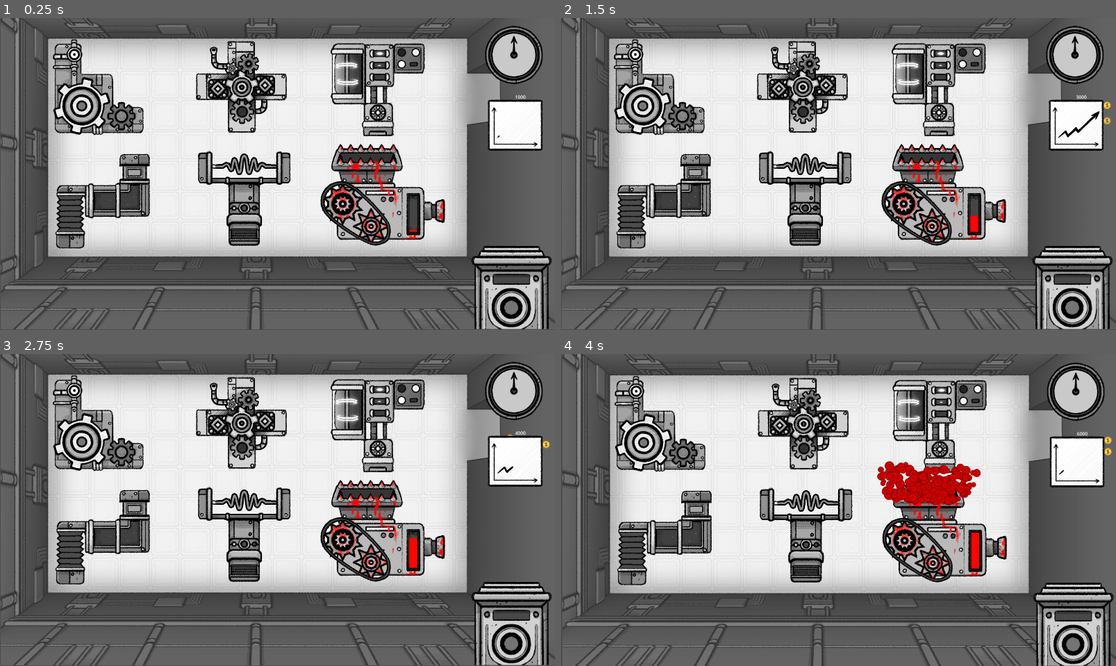
Above: before the commit, frames 1-4 (two rows, left to right).
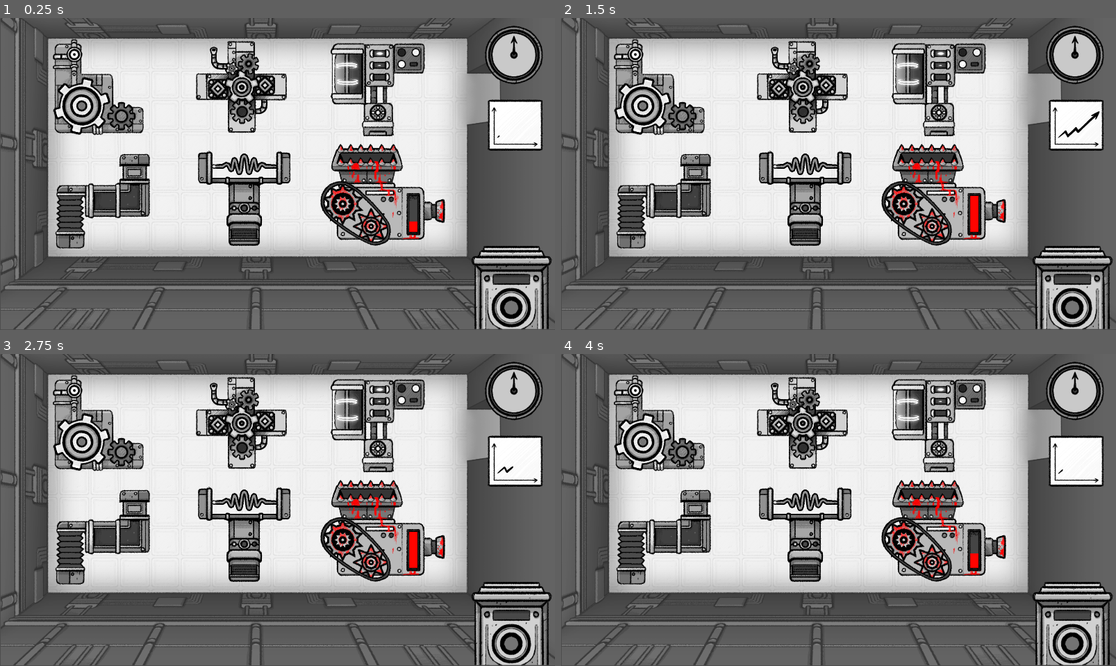
Above: after the commit, the same moments.

Repository: Aeropulu/LaHordeJam
Game: Godot game, scene res://scenes/usine.tscn
Same seed, same stepped clock (60 frames per second), same inputs: the game is played once before the commit and once after it. Sound files missing from this copy of the repository are replaced by a short silence.
Inputs (mouse positions are in pixels of both pictures, inside the frame that each line leads up to):
- Up to frame 1 (0.25 s): no input
- Up to frame 2 (1.5 s): tap Enter (ui_accept) at 0.5 s; drag from (660, 89) to (805, 89) at 0.52 s; drag from (805, 89) to (660, 89) at 1.27 s
- Up to frame 3 (2.75 s): move the mouse to (377, 428) at 2.02 s; press the mouse at (377, 428) at 2.03 s; hold Left (ui_left) from 2.03 s (still down)
- Up to frame 4 (4 s): release Left (ui_left) at 2.75 s; release the mouse at (938, 428) at 2.75 s; drag from (943, 531) to (805, 425) at 2.77 s; drag from (666, 541) to (938, 428) at 3.52 s

The runs differ from the first frame. In frame 1, less than 0.1% of the frame differs, in the area x 73-95%, y 24-68%; in frame 2, 0.2%; in frame 3, less than 0.1%; in frame 4, 19%, in the area x 0-100%, y 0-100%.

Commit message:
menus, effects

Diff:
--- a/scenes/Profit.gd
+++ /dev/null
@@ -1,27 +0,0 @@
-extends Node2D
-
-var global_profit = 1000
-
-var _profit_effect: PackedScene = preload("res://scenes/vfx/profit_effect.tscn")
-
-func generate_profit(profit):
-	#Create effect
-	var dollar = _profit_effect.instantiate()
-	add_child(dollar)
-	#GLOBAl SCORE
-	global_profit += profit
-	$profitLabel.text = str(global_profit)
-
-# Called when the node enters the scene tree for the first time.
-func _ready():
-	$profitLabel.text = str(global_profit)
-
-func _unhandled_input(event):
-	if event is InputEventMouseButton and event.pressed:
-		generate_profit(1000)
-		pass
-
-
-# Called every frame. 'delta' is the elapsed time since the previous frame.
-func _process(delta):
-	pass
--- a/scenes/usine.tscn
+++ b/scenes/usine.tscn
@@ -1,36 +1,24 @@
-[gd_scene load_steps=65 format=3 uid="uid://bbmfrvkiohwg5"]
-
-[ext_resource type="Texture2D" uid="uid://d1yex5ybh0fw6" path="res://assets/sprites/machines/machineA/machineA_00000.png" id="1_f2j7j"]
-[ext_resource type="Script" path="res://scripts/MachineA.gd" id="1_l6med"]
-[ext_resource type="Texture2D" uid="uid://bf61udq04chq1" path="res://assets/sprites/machines/machineA/machineA_00001.png" id="2_khn7c"]
-[ext_resource type="Texture2D" uid="uid://d4je1hfgyhtdo" path="res://assets/sprites/machines/machineA/machineA_00002.png" id="3_186kg"]
-[ext_resource type="Texture2D" uid="uid://b21ib1prb6d7h" path="res://assets/sprites/machines/machineA/machineA_00003.png" id="4_cyo6l"]
-[ext_resource type="Texture2D" uid="uid://byaa08ac851nc" path="res://assets/sprites/machines/machineA/machineA_00004.png" id="5_w3smi"]
-[ext_resource type="Texture2D" uid="uid://djxo08lopxjfu" path="res://assets/sprites/machines/machineA/machineA_00005.png" id="6_0pmqx"]
-[ext_resource type="Texture2D" uid="uid://jpo2hwr74nr0" path="res://assets/sprites/machines/broyeuse/broyeuse_00000.png" id="8_gs7cu"]
-[ext_resource type="Texture2D" uid="uid://t535hao4re63" path="res://assets/sprites/machines/broyeuse/broyeuse_00001.png" id="9_b8bgt"]
-[ext_resource type="Texture2D" uid="uid://brropyctk43ky" path="res://assets/sprites/machines/broyeuse/broyeuse_00002.png" id="10_l1j13"]
-[ext_resource type="Texture2D" uid="uid://cdvu66dthshm6" path="res://assets/sprites/machines/broyeuse/broyeuse_00003.png" id="11_jdkp5"]
-[ext_resource type="Texture2D" uid="uid://bc4qsflf34i0c" path="res://assets/sprites/machines/broyeuse/broyeuse_00004.png" id="12_kbd6x"]
-[ext_resource type="Texture2D" uid="uid://df7hq4rwsw164" path="res://assets/sprites/machines/broyeuse/broyeuse_00005.png" id="13_su1aa"]
+[gd_scene load_steps=49 format=3 uid="uid://bbmfrvkiohwg5"]
+
+[ext_resource type="Script" path="res://scripts/menu_manager.gd" id="1_30a5d"]
+[ext_resource type="PackedScene" uid="uid://doq8qwsed4ijd" path="res://scenes/vfx/profit_effect.tscn" id="5_2u55f"]
 [ext_resource type="AudioStream" uid="uid://b25qd31qd13mu" path="res://assets/music/Energy_Source_-_Radiation.ogg" id="16_feel5"]
-[ext_resource type="PackedScene" uid="uid://cooe4hsaj68t4" path="res://scenes/michel.tscn" id="17_mmn0h"]
 [ext_resource type="Texture2D" uid="uid://eenud47e0iot" path="res://assets/sprites/machines/barre place holder.png" id="17_syvym"]
 [ext_resource type="Texture2D" uid="uid://dp0stfmlebfxp" path="res://assets/sprites/machines/bar progress fill placeholder.png" id="18_8g0ub"]
-[ext_resource type="Script" path="res://scenes/TextureProgressBar.gd" id="19_w50jk"]
+[ext_resource type="Script" path="res://scripts/TextureProgressBar.gd" id="19_w50jk"]
 [ext_resource type="PackedScene" uid="uid://dlqjic7y2rfkq" path="res://scenes/vfx/text_effect.tscn" id="20_8gw2c"]
 [ext_resource type="Texture2D" uid="uid://d3a6tvedd7x5e" path="res://assets/sprites/usine/usine_layout_.png" id="23_r66r1"]
-[ext_resource type="Script" path="res://scenes/Profit.gd" id="24_vxwht"]
+[ext_resource type="Script" path="res://scripts/Profit.gd" id="24_vxwht"]
 [ext_resource type="PackedScene" uid="uid://chr8ktkq33kv5" path="res://scenes/machineC.tscn" id="24_w07ob"]
 [ext_resource type="PackedScene" uid="uid://djxih46breah5" path="res://scenes/machineD.tscn" id="25_024x3"]
 [ext_resource type="PackedScene" uid="uid://bdfy2r4dblv5p" path="res://scenes/machine.tscn" id="25_t0uso"]
-[ext_resource type="Script" path="res://scenes/Horloge.gd" id="26_d54fv"]
+[ext_resource type="Script" path="res://scripts/Horloge.gd" id="26_d54fv"]
 [ext_resource type="PackedScene" uid="uid://b8n0jndurkhb1" path="res://scenes/machineA.tscn" id="26_uqcj8"]
 [ext_resource type="Texture2D" uid="uid://bmb3c6urw50gq" path="res://assets/sprites/UI/clock.png" id="27_ex2ea"]
 [ext_resource type="PackedScene" uid="uid://el5tjscnme0r" path="res://scenes/broyeuse.tscn" id="27_uthxa"]
 [ext_resource type="Texture2D" uid="uid://qksd5hwth1wt" path="res://assets/sprites/UI/hand.png" id="28_fnqka"]
 [ext_resource type="Texture2D" uid="uid://djp7y4vqdng4k" path="res://assets/sprites/UI/pointeuse/pointeuse.png" id="29_blibx"]
-[ext_resource type="Script" path="res://scenes/Pointeuse.gd" id="29_k2v45"]
+[ext_resource type="Script" path="res://scripts/Pointeuse.gd" id="29_k2v45"]
 [ext_resource type="Texture2D" uid="uid://ugunavtyvgie" path="res://assets/sprites/UI/pointeuse/pointeuse00000.png" id="30_1dcjx"]
 [ext_resource type="Texture2D" uid="uid://b2ny0xtsy7bvm" path="res://assets/sprites/UI/pointeuse/pointeuse00001.png" id="31_mauqa"]
 [ext_resource type="Texture2D" uid="uid://betkqxxlpds6s" path="res://assets/sprites/UI/pointeuse/pointeuse00002.png" id="32_cj51w"]
@@ -55,66 +43,8 @@
 [ext_resource type="Texture2D" uid="uid://bsvcaxgf0rkfu" path="res://assets/sprites/UI/market/market00008.png" id="52_hseva"]
 [ext_resource type="Texture2D" uid="uid://bnihiejo1jstw" path="res://assets/sprites/UI/market/market00009.png" id="53_xhokx"]
 [ext_resource type="Texture2D" uid="uid://cwpx315xj1umg" path="res://assets/sprites/UI/market/market00010.png" id="54_4tftg"]
-[ext_resource type="Script" path="res://scenes/Camera2D.gd" id="54_r10u0"]
+[ext_resource type="Script" path="res://scripts/Camera2D.gd" id="54_r10u0"]
 [ext_resource type="PackedScene" uid="uid://jnvnm53adtoi" path="res://scenes/machineB.tscn" id="55_lhpfv"]
-
-[sub_resource type="RectangleShape2D" id="RectangleShape2D_v54bu"]
-size = Vector2(338, 326)
-
-[sub_resource type="SpriteFrames" id="SpriteFrames_vdlr6"]
-animations = [{
-"frames": [{
-"duration": 1.0,
-"texture": ExtResource("1_f2j7j")
-}, {
-"duration": 1.0,
-"texture": ExtResource("2_khn7c")
-}, {
-"duration": 1.0,
-"texture": ExtResource("3_186kg")
-}, {
-"duration": 1.0,
-"texture": ExtResource("4_cyo6l")
-}, {
-"duration": 1.0,
-"texture": ExtResource("5_w3smi")
-}, {
-"duration": 1.0,
-"texture": ExtResource("6_0pmqx")
-}],
-"loop": true,
-"name": &"default",
-"speed": 12.0
-}]
-
-[sub_resource type="RectangleShape2D" id="RectangleShape2D_ritsi"]
-size = Vector2(318, 328)
-
-[sub_resource type="SpriteFrames" id="SpriteFrames_87e42"]
-animations = [{
-"frames": [{
-"duration": 1.0,
-"texture": ExtResource("8_gs7cu")
-}, {
-"duration": 1.0,
-"texture": ExtResource("9_b8bgt")
-}, {
-"duration": 1.0,
-"texture": ExtResource("10_l1j13")
-}, {
-"duration": 1.0,
-"texture": ExtResource("11_jdkp5")
-}, {
-"duration": 1.0,
-"texture": ExtResource("12_kbd6x")
-}, {
-"duration": 1.0,
-"texture": ExtResource("13_su1aa")
-}],
-"loop": true,
-"name": &"default",
-"speed": 12.0
-}]
 
 [sub_resource type="SpriteFrames" id="SpriteFrames_6qc18"]
 animations = [{
@@ -200,31 +130,56 @@
 
 [node name="Usine" type="Node2D"]
 
-[node name="MachineA" type="Area2D" parent="."]
-position = Vector2(-1105, 1206)
-script = ExtResource("1_l6med")
-
-[node name="CollisionShape2D" type="CollisionShape2D" parent="MachineA"]
-shape = SubResource("RectangleShape2D_v54bu")
-
-[node name="AnimatedSprite2D" type="AnimatedSprite2D" parent="MachineA"]
-sprite_frames = SubResource("SpriteFrames_vdlr6")
-autoplay = "default"
-frame_progress = 0.193712
-
-[node name="MachineB" type="Area2D" parent="."]
-position = Vector2(-590, 1210)
-script = ExtResource("1_l6med")
-
-[node name="CollisionShape2D" type="CollisionShape2D" parent="MachineB"]
-shape = SubResource("RectangleShape2D_ritsi")
-
-[node name="AnimatedSprite2D" type="AnimatedSprite2D" parent="MachineB"]
-sprite_frames = SubResource("SpriteFrames_87e42")
-autoplay = "default"
-
-[node name="michel" parent="." instance=ExtResource("17_mmn0h")]
-position = Vector2(-1455, 912)
+[node name="menu_manager" type="Node2D" parent="."]
+script = ExtResource("1_30a5d")
+
+[node name="menu_main" type="CanvasLayer" parent="menu_manager"]
+visible = false
+
+[node name="Sprite2D" type="Sprite2D" parent="menu_manager/menu_main"]
+
+[node name="ColorRect" type="ColorRect" parent="menu_manager/menu_main"]
+offset_right = 1920.0
+offset_bottom = 1080.0
+color = Color(0, 0, 0, 1)
+
+[node name="start_game" type="TextureButton" parent="menu_manager/menu_main"]
+offset_left = 860.0
+offset_top = 889.0
+offset_right = 900.0
+offset_bottom = 929.0
+
+[node name="menu_briefing" type="CanvasLayer" parent="menu_manager"]
+visible = false
+
+[node name="ColorRect" type="ColorRect" parent="menu_manager/menu_briefing"]
+offset_right = 1920.0
+offset_bottom = 1080.0
+color = Color(0, 0, 0, 1)
+
+[node name="menu_config" type="CanvasLayer" parent="menu_manager"]
+visible = false
+
+[node name="ColorRect" type="ColorRect" parent="menu_manager/menu_config"]
+offset_right = 1920.0
+offset_bottom = 1080.0
+color = Color(0, 0, 0, 0.470588)
+
+[node name="menu_debriefing" type="CanvasLayer" parent="menu_manager"]
+visible = false
+
+[node name="ColorRect" type="ColorRect" parent="menu_manager/menu_debriefing"]
+offset_right = 1920.0
+offset_bottom = 1080.0
+color = Color(0, 0, 0, 0.803922)
+
+[node name="menu_gameover" type="CanvasLayer" parent="menu_manager"]
+visible = false
+
+[node name="ColorRect" type="ColorRect" parent="menu_manager/menu_gameover"]
+offset_right = 1920.0
+offset_bottom = 1080.0
+color = Color(0, 0, 0, 0.764706)
 
 [node name="GameMusic" type="AudioStreamPlayer2D" parent="."]
 stream = ExtResource("16_feel5")
@@ -234,6 +189,7 @@
 
 [node name="Machine" parent="." instance=ExtResource("25_t0uso")]
 position = Vector2(340, 239)
+work_effect = ExtResource("5_2u55f")
 
 [node name="1" parent="Machine/Slots" index="0"]
 position = Vector2(148, 107)
@@ -350,8 +306,6 @@
 offset = Vector2(960, 540)
 script = ExtResource("54_r10u0")
 
-[connection signal="input_event" from="MachineA" to="MachineA" method="_on_input_event"]
-[connection signal="input_event" from="MachineB" to="MachineB" method="_on_input_event"]
 [connection signal="timeout" from="Machine3/TextureProgressBar/Timer" to="Machine3/TextureProgressBar" method="_on_timer_timeout"]
 [connection signal="animation_finished" from="Pointeuse/pointer" to="Pointeuse" method="_on_pointer_animation_finished"]
 [connection signal="input_event" from="Pointeuse/Area2D" to="Pointeuse" method="_on_area_2d_input_event"]
--- a/scenes/Camera2D.gd
+++ b/scripts/Camera2D.gd
@@ -1,7 +1,7 @@
 extends Camera2D
 
 var _signal = 1
-var frequency = 8.0
+var frequency = 1.0
 var shakingDuration = 30
 var shakingTimer = 0
 
@@ -11,8 +11,8 @@
 func _process(delta):
 	if shakingTimer > 0 :#&& (global_position.y == 432 || global_position.y == 0):
 		if fmod(shakingTimer, frequency) == 0:
-			var horizontalAmplitude = randf_range(2.0,3.0)
-			var verticalAmplitude = randf_range(2.0,3.0)
+			var horizontalAmplitude = randf_range(2.0,5.0)
+			var verticalAmplitude = randf_range(2.0,5.0)
 			_signal *= -1
 			set_offset(Vector2(horizontalAmplitude*_signal + 960,verticalAmplitude*_signal + 540))
 		shakingTimer -= 1
--- /dev/null
+++ b/scripts/Profit.gd
@@ -0,0 +1,11 @@
+extends Node2D
+
+# Called when the node enters the scene tree for the first time.
+func _ready():
+	FactoryManager.profit_changed.connect(on_profit_change)
+
+func on_profit_change(new_profit):
+	$profitLabel.text = str(new_profit)
+# Called every frame. 'delta' is the elapsed time since the previous frame.
+func _process(delta):
+	pass
--- a/scenes/TextureProgressBar.gd
+++ b/scripts/TextureProgressBar.gd
@@ -2,20 +2,21 @@
 
 var global_capital = 0
 var _death_effect: PackedScene = preload("res://scenes/vfx/blood_effect.tscn")
-var shakingTime = 100
+var shakingTime = 30
 
 func generate_death(capital):
 	#Create effect
-	var effect = _death_effect.instantiate()
-	add_child(effect)
-	%Camera2D.shakingTimer = shakingTime
-	#GLOBAl SCORE
-	global_capital += capital
+	#var effect = _death_effect.instantiate()
+	#add_child(effect)
+	#%Camera2D.shakingTimer = shakingTime
+	##GLOBAl SCORE
+	#global_capital += capital
+	pass
 
 # Called when the node enters the scene tree for the first time.
 func _ready():
 	value = 0
-	max_value = 200
+	max_value = 50
 
 
 # Called every frame. 'delta' is the elapsed time since the previous frame.
--- /dev/null
+++ b/scripts/menu_manager.gd
@@ -0,0 +1,11 @@
+extends Node2D
+
+
+# Called when the node enters the scene tree for the first time.
+func _ready():
+	pass # Replace with function body.
+
+
+# Called every frame. 'delta' is the elapsed time since the previous frame.
+func _process(delta):
+	pass
Renamed: scenes/Horloge.gd -> scripts/Horloge.gd
Renamed: scenes/Pointeuse.gd -> scripts/Pointeuse.gd
